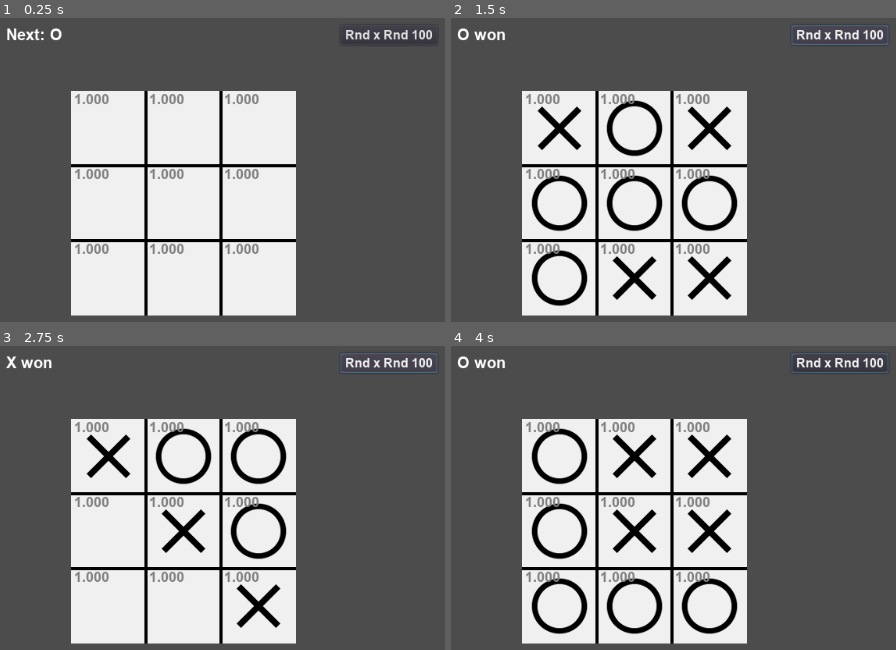
Above: before the commit, frames 1-4 (two rows, left to right).
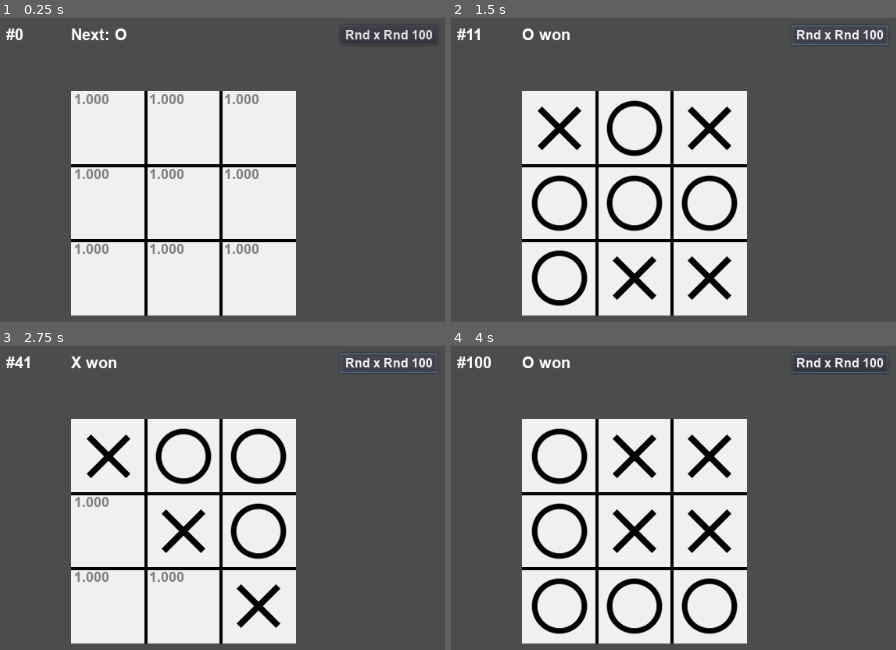
Above: after the commit, the same moments.

Repository: vivisuke/TicTacToe
Game: Godot game, scene res://MainScene.tscn
The game is run twice, just before and just after one commit, with the same random seed, the same clock (stepped at 60 frames per second) and the same inputs.
Inputs (mouse positions are in pixels of both pictures, inside the frame that each line leads up to):
- Up to frame 1 (0.25 s): no input
- Up to frame 2 (1.5 s): click "Rnd x Rnd 100" at 0.5 s; click "Rnd x Rnd 100" at 1.25 s
- Up to frame 3 (2.75 s): click "Rnd x Rnd 100" at 2 s
- Up to frame 4 (4 s): move the mouse to (outside the picture) at 2.77 s; click (outside the picture) at 2.92 s; move the mouse to (686, 601) at 3.52 s; click (686, 601) at 3.67 s

The runs differ from the first frame. In frame 1, 0.5% of the frame differs, in the area x 1-29%, y 3-8%; in frame 2, 1.8%; in frame 3, 1.4%; in frame 4, 1.9%, in the area x 1-59%, y 3-78%.

Commit message:
0013 ◎ C 10/22 10/22 0.001│ToDo│エピソード番号表示

Diff:
--- a/TicTacToe/MainScene.gd
+++ b/TicTacToe/MainScene.gd
@@ -60,7 +60,7 @@
 			add_child(label)
 			qvalLabel.push_back(label)
 func make_Q(qix):
-	print("make_Q(%d)" % qix)
+	#print("make_Q(%d)" % qix)
 	if Q[qix] != null: return
 	Q[qix] = []
 	var empty = ~(bits_O | bits_X)		# 1 for EMPTY
@@ -137,7 +137,7 @@
 		else:
 			var pos = $Board/TileMap.get_local_mouse_position()
 			var map = $Board/TileMap.world_to_map(pos)
-			print(map)
+			#print(map)
 			if map.x < 0 || map.x >= N_HORZ || map.y < 0 || map.y >= N_VERT: return
 			set_cell(map.x, map.y, next)
 			next = (TILE_O + TILE_X) - next			# 手番交代
@@ -156,12 +156,14 @@
 func _process(delta):
 	if mode == MODE_RAND_RAND:
 		nEpisode += 1
+		$EpiNumLabel.text = "#%d" % nEpisode
 		init_board()
 		while true:
 			var lst = get_empty_list()
 			var ix = lst[rng.randi_range(0, lst.size() - 1)]
 			var t = ix_to_xy(ix)
 			set_cell(t[0], t[1], next)
+			next = (TILE_O + TILE_X) - next			# 手番交代
 			if is_victory_table[bits_O]:
 				nOwon += 1
 				break;
@@ -171,8 +173,8 @@
 			elif is_draw():
 				nDraw += 1
 				break;
-			next = (TILE_O + TILE_X) - next			# 手番交代
 		update_nextLabel()
+		update_qvLabels()
 		nEpisodeRest -= 1
 		if !nEpisodeRest:
 			mode = MODE_NONE
--- a/TicTacToe/MainScene.tscn
+++ b/TicTacToe/MainScene.tscn
@@ -61,12 +61,22 @@
 tile_set = SubResource( 1 )
 cell_size = Vector2( 96, 96 )
 format = 1
-tile_data = PoolIntArray( 1, 1, 0, 65537, 0, 0 )
+
+[node name="EpiNumLabel" type="Label" parent="."]
+margin_left = 13.0
+margin_top = 12.0
+margin_right = 67.0
+margin_bottom = 36.0
+custom_fonts/font = SubResource( 2 )
+text = "#0"
+__meta__ = {
+"_edit_use_anchors_": false
+}
 
 [node name="NextLabel" type="Label" parent="."]
-margin_left = 13.0
+margin_left = 96.0
 margin_top = 12.0
-margin_right = 85.0
+margin_right = 168.0
 margin_bottom = 36.0
 custom_fonts/font = SubResource( 2 )
 text = "Next: O"
Not shown, changed: TicTacToe.spr
